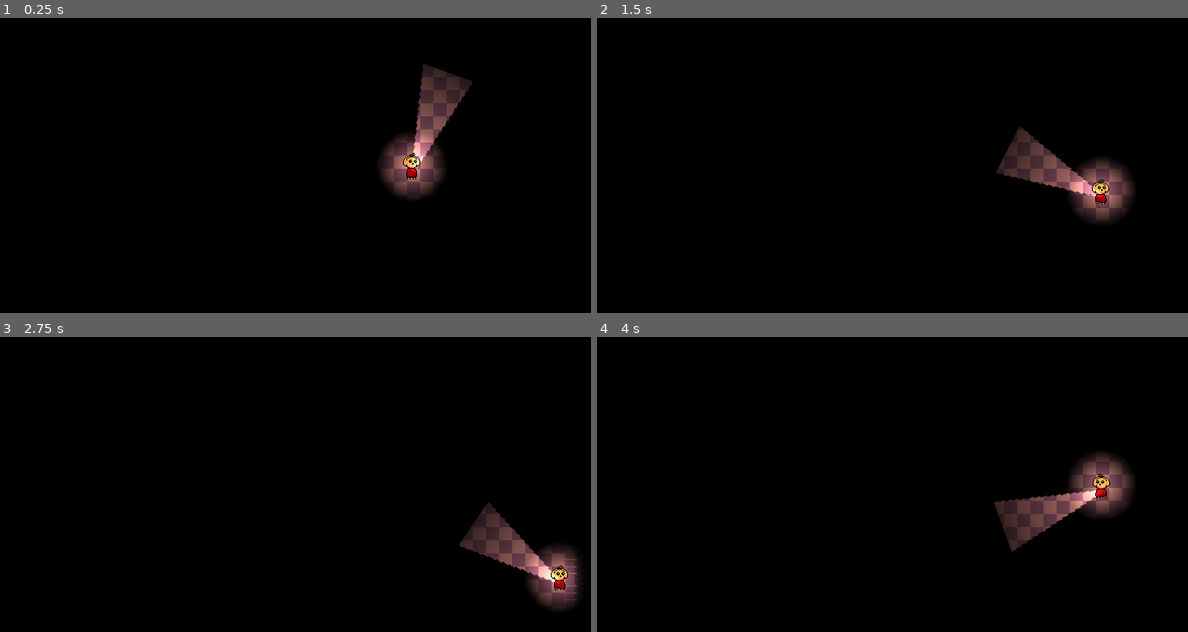
Above: before the commit, frames 1-4 (two rows, left to right).
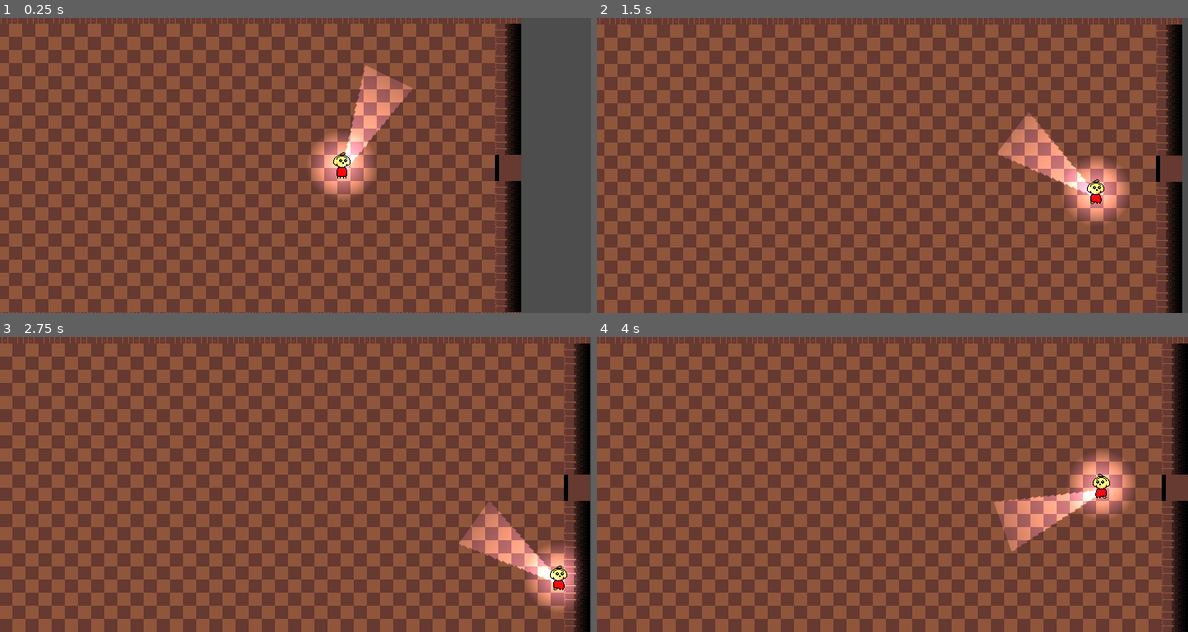
Above: after the commit, the same moments.

Repository: Guigo-dev/SpookyGame2026
Game: Godot game, scene res://Scenes/fase.tscn
Same seed, same stepped clock (60 frames per second), same inputs: the game is played once before the commit and once after it.
Inputs (mouse positions are in pixels of both pictures, inside the frame that each line leads up to):
- Up to frame 1 (0.25 s): no input
- Up to frame 2 (1.5 s): move the mouse to (1022, 150) at 0.52 s; hold Right (ui_right) 0.53-1.28 s; move the mouse to (774, 180) at 1.27 s; hold Down (ui_down) from 1.28 s (still down)
- Up to frame 3 (2.75 s): move the mouse to (354, 419) at 2.02 s; release Down (ui_down) at 2.03 s; hold Right (ui_right) from 2.03 s (still down)
- Up to frame 4 (4 s): move the mouse to (862, 543) at 2.77 s; release Right (ui_right) at 2.78 s; hold Up (ui_up) 2.78-3.53 s; move the mouse to (1069, 528) at 3.52 s; hold Left (ui_left) from 3.53 s (still down)

The runs differ from the first frame. In frame 1, 98% of the frame differs, in the area x 0-100%, y 0-100%; in frame 2, 99%; in frame 3, 99%; in frame 4, 99%.

Commit message:
sla oq fiz

Diff:
--- a/Scenes/fase.tscn
+++ b/Scenes/fase.tscn
@@ -53,6 +53,7 @@
 tile_set = SubResource("TileSet_bspbu")
 
 [node name="CanvasModulate" type="CanvasModulate" parent="." unique_id=1541262574]
+visible = false
 color = Color(0, 0, 0, 1)
 
 [node name="Player" parent="." unique_id=3198480 instance=ExtResource("2_m2uwg")]
@@ -64,6 +65,9 @@
 limit_top = -192
 limit_right = 704
 limit_bottom = 224
+limit_smoothed = true
+position_smoothing_enabled = true
+position_smoothing_speed = 2.0
 editor_draw_limits = true
 
 [node name="Flashlight" type="PointLight2D" parent="Player" unique_id=679989713]
--- a/Scripts/porta.gd
+++ b/Scripts/porta.gd
@@ -1,7 +1,9 @@
 extends Area2D
-
 
 
 func _on_body_entered(body: Node2D) -> void:
 	if body.is_in_group("player"):
 		visible = false
+		body.get_node("Camera2D").limit_left = -1024
+		body.get_node("Camera2D").limit_top = -512
+		body.get_node("Camera2D").limit_bottom = 512
Not shown: 1 places in Scenes/fase.tscn that only renumber resources
Not shown: 1 places in Scenes/porta.tscn that only renumber resources
Binary file changed: Sprites/Archives/wall.aseprite
Binary file changed: Sprites/Images/wall.png
Not shown, changed: Sprites/Images/wall.png.import
